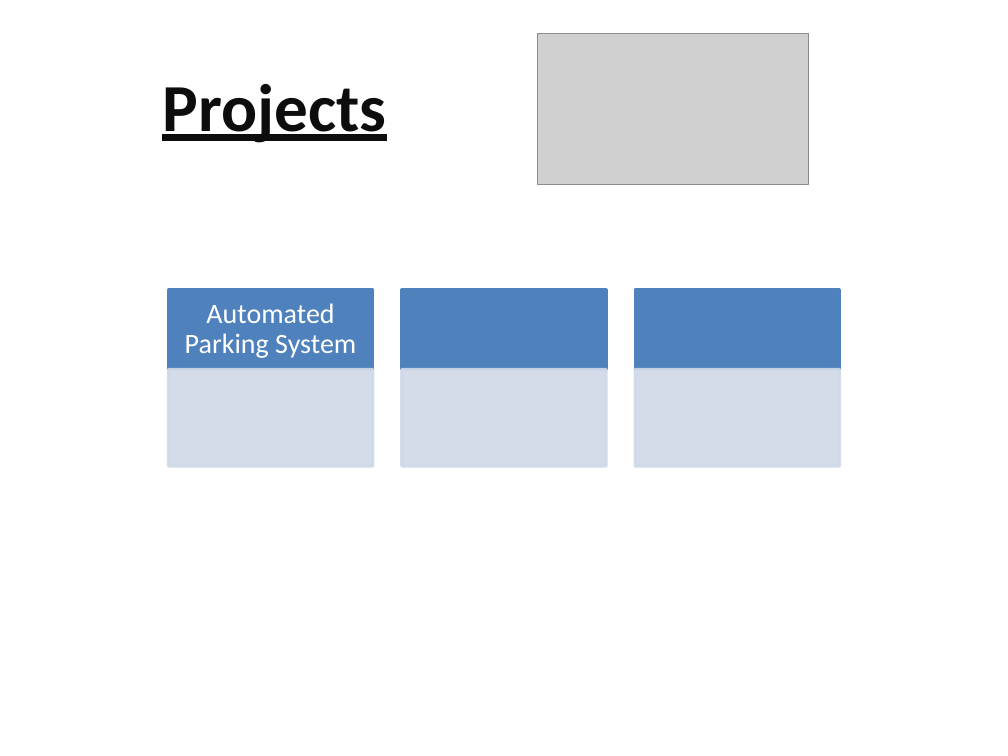
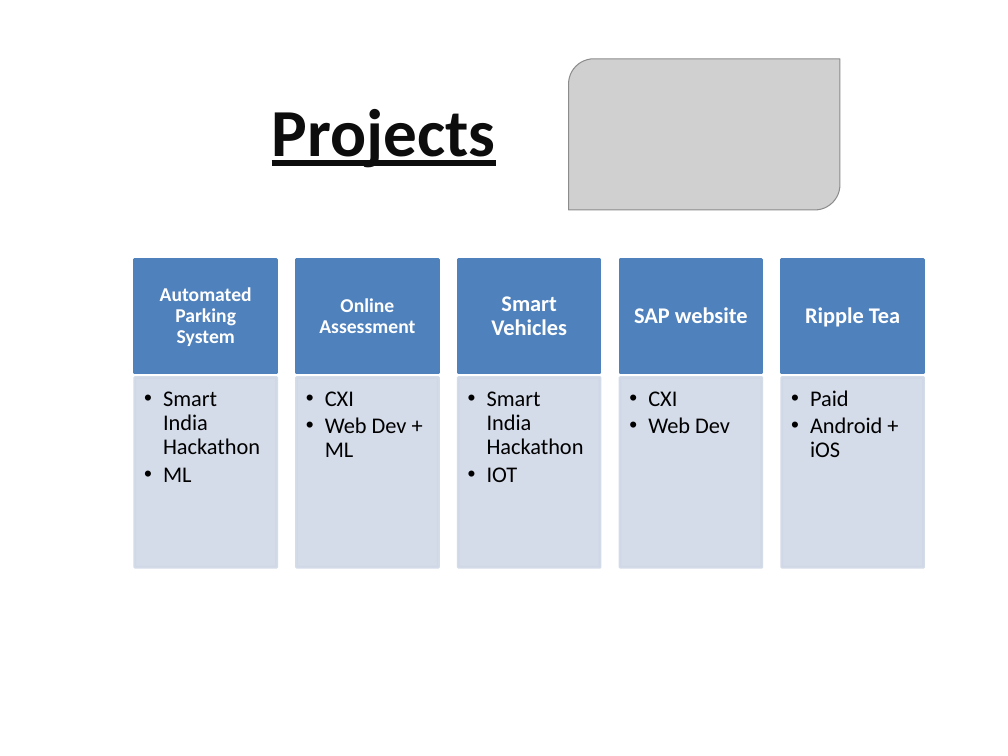
Before and after one commit to MananGupta00/java-code, a slide deck: slide 4 of CXI presentation.pptx. Drawn at 1008x756 pixels with LibreOffice and Linux fonts; fonts in the diff are those of the drawing; grey boxes stand for pictures. Boxes give left, top, right and bottom in pixels: in the first picture for what was removed or moved away, otherwise in the second. Text is boxed around its words. In the diff, an @@ line names an element or a change of style, - is before the commit and + after.

```diff
--- a/CXI presentation.pptx
+++ b/CXI presentation.pptx
@@ picture: place and size @@
-picture at (537,33,808,184)
+picture at (569,58,840,210)
@@ text "Projects": place and size @@
-text "Projects" at (162,84,386,143)
+text "Projects" at (272,109,496,168)
@@ text "Automated Parking System": place and size @@
-text "Automated Parking System" at (185,303,356,358)
+text "Automated Parking System" at (160,287,252,346)
@@ text "Automated Parking System" at (160,287,252,346): size 20 to 14 pt, bold on; less space between paragraphs @@
@@ rectangle: place and size @@
-rectangle at (168,289,373,369)
+rectangle at (135,259,277,373)
@@ rectangle: place and size @@
-rectangle at (401,289,606,369)
+rectangle at (459,259,601,373)
@@ rectangle: place and size @@
-rectangle at (635,289,840,369)
+rectangle at (620,259,762,373)
@@ rectangle: place and size @@
-rectangle at (168,369,373,466)
+rectangle at (135,377,277,566)
@@ rectangle: place and size @@
-rectangle at (401,369,606,466)
+rectangle at (459,377,601,566)
@@ rectangle: place and size @@
-rectangle at (635,369,840,466)
+rectangle at (620,377,762,566)
@@ group added at (163,259,924,566): 9 texts, 4 rectangles @@
+  •• Smart India Hackathon
+  •• ML
+Online Assessment
+  •• CXI
+  •• Web Dev + ML
+Smart Vehicles
+  •• Smart India Hackathon
+  •• IOT
+SAP website
+  •• CXI
+  •• Web Dev
+Ripple Tea
+  •• Paid
+  •• Android + iOS
```
Also in this commit, not shown: 3 slides added.
